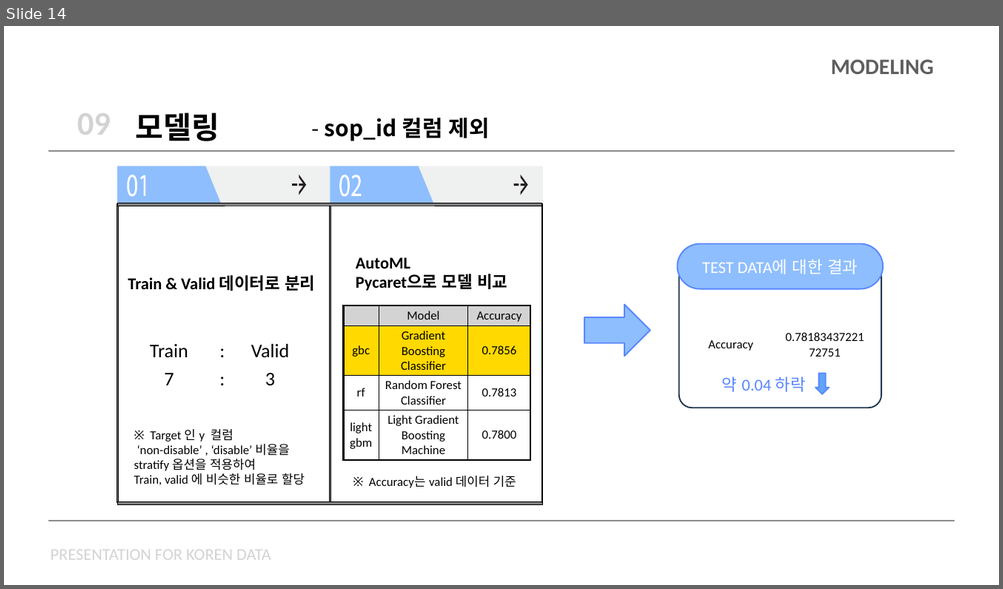
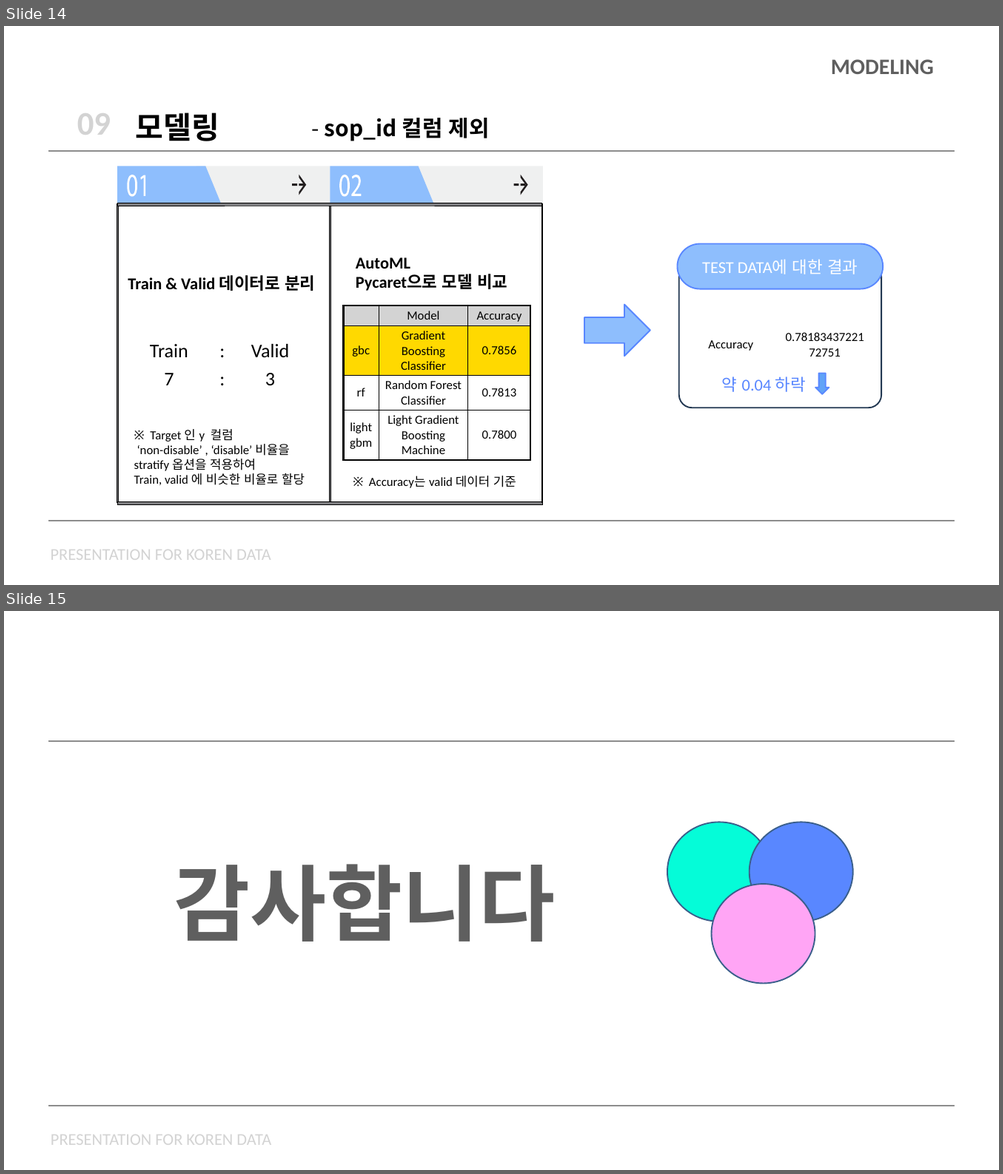
Before and after one commit to chorimgenius/zerooneai_intern, a slide deck: koren/koren_data_presentation.pptx. Shown one above the other, each under a label of ours: slide 14 before the commit, slides 14 and 15 after it. The pictures are 1003x589 and 1003x1174 pixels, drawn with LibreOffice and Linux fonts; fonts in the diff are those of the drawing; grey boxes stand for pictures. Boxes give left, top, right and bottom in pixels: in the first picture for what was removed or moved away, otherwise in the second. Text is boxed around its words. In the diff, an @@ line names an element or a change of style, - is before the commit and + after.

Commit message:
koren ppt update & koren ppt pdf create

```diff
--- a/koren/koren_data_presentation.pptx
+++ b/koren/koren_data_presentation.pptx
@@ slide 15 added at (4,611,999,1170), background #FFFFFF @@
@@ picture added at (48,741,953,742) @@
@@ ellipse added at (667,823,771,922), fill #05FCD8, outline #3A5F8C 2 pt @@
@@ ellipse added at (749,823,852,922), fill #5987FF, outline #3A5F8C 2 pt @@
@@ text added at (173,864,555,942), 120 pt, text #5F5F5F, bold @@
+감사합니다
@@ ellipse added at (711,884,814,983), fill #FFA5F5, outline #3A5F8C 2 pt @@
@@ picture added at (48,1106,953,1107) @@
@@ text added at (51,1135,271,1145), 24 pt, text #D3D3D3 @@
+PRESENTATION FOR KOREN DATA
```
Also in this commit, not shown: 1 slide changed, 1 other file.
